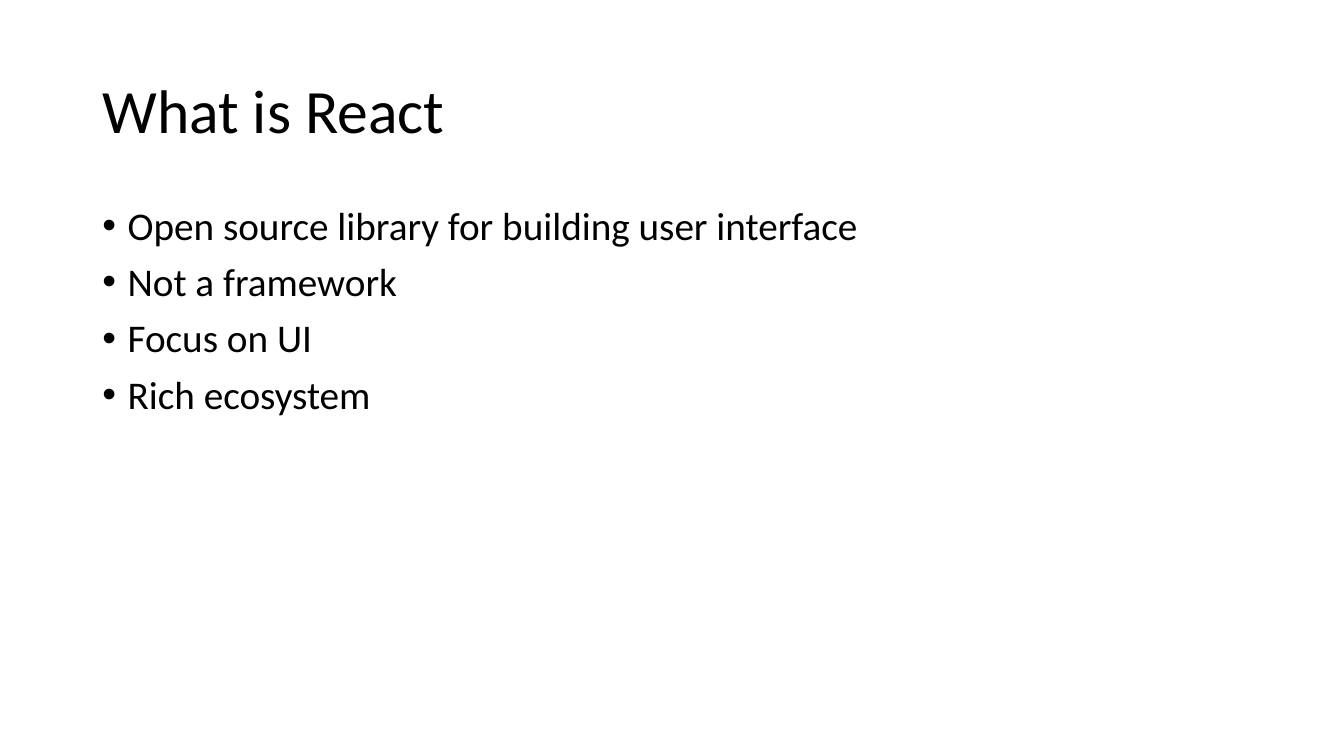
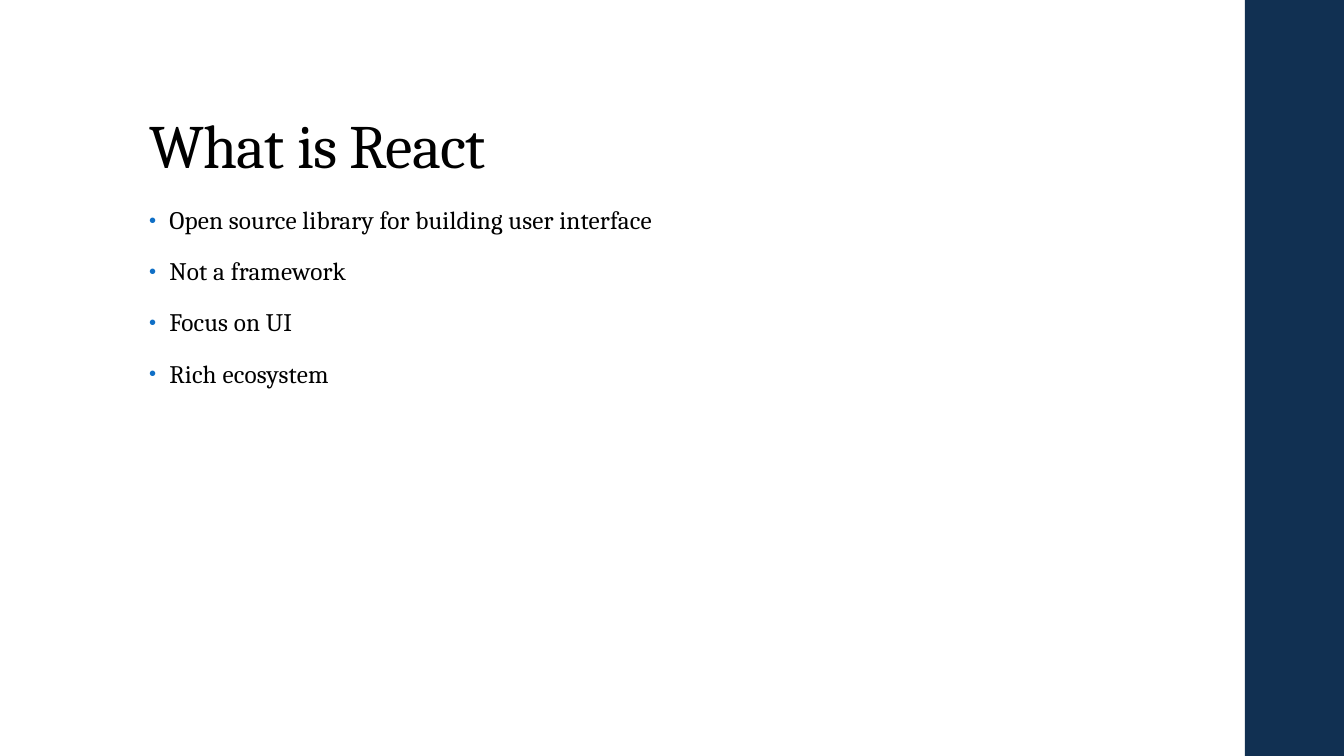
Before and after one commit to Prasundas99/Web-Development-Traning, a slide deck: slide 2 of 14.React/React.pptx. Drawn at 1344x756 pixels with LibreOffice and Linux fonts; fonts in the diff are those of the drawing. Boxes give left, top, right and bottom in pixels: in the first picture for what was removed or moved away, otherwise in the second. Text is boxed around its words. In the diff, an @@ line names an element or a change of style, - is before the commit and + after.

```diff
--- a/14.React/React.pptx
+++ b/14.React/React.pptx
@@ rectangle added at [1245, 0, 1344, 756], fill #113052 @@
@@ title "What is React": place and size @@
-title "What is React" at [102, 90, 444, 134]
+title "What is React" at [149, 125, 486, 169]
@@ title "What is React" at [149, 125, 486, 169]: font Calibri to Cambria, letter spacing 0 to -0.5 pt; vertical alignment middle to bottom @@
@@ text "Open source library for building ...": place and size @@
-text "Open source library for building ..." at [128, 212, 857, 416]
+text "Open source library for building ..." at [169, 211, 651, 389]
@@ text "Open source library for building ..." at [169, 211, 651, 389]: size 28 to 18 pt, font Calibri to Cambria, letter spacing 0 to 0.1 pt; indent changed; line spacing 0.9 to 0.95; more space between paragraphs @@
```
Also in this commit, not shown: 13 other slides changed, 3 slides added, 3 slides removed, 10 other files.
